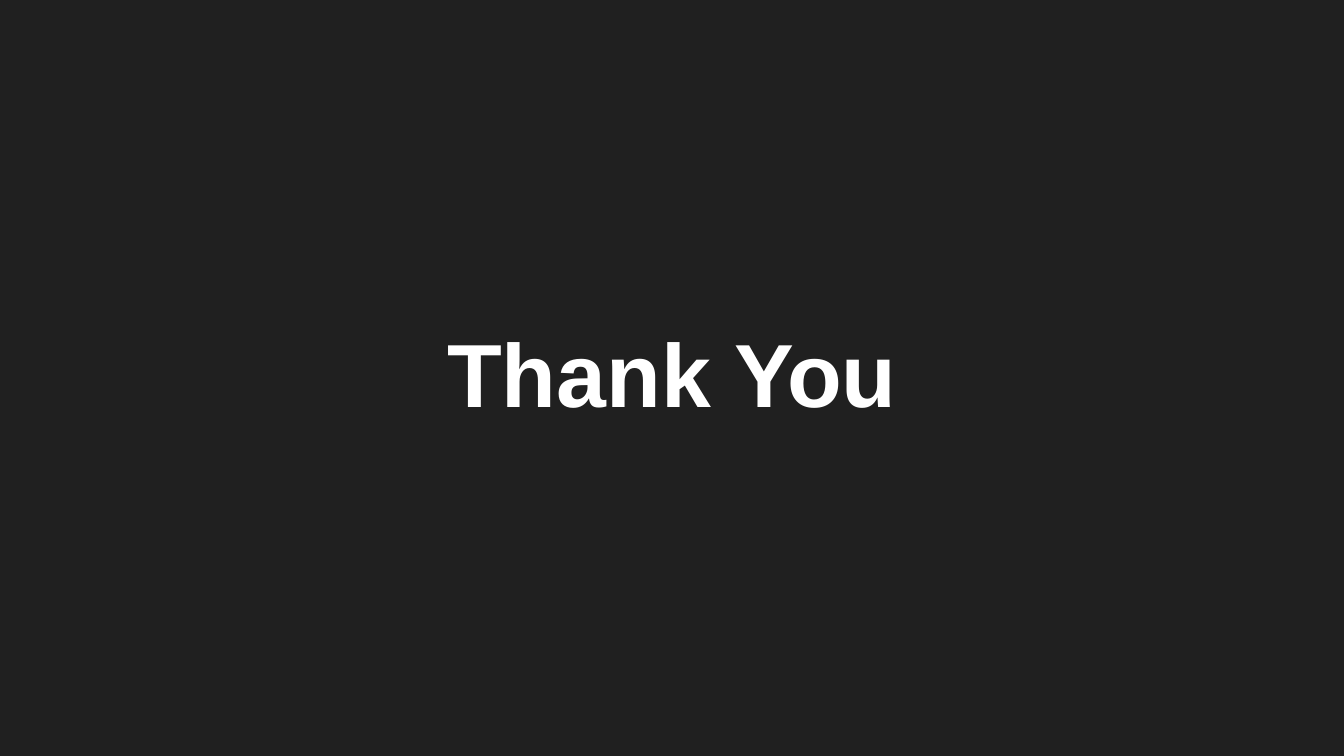
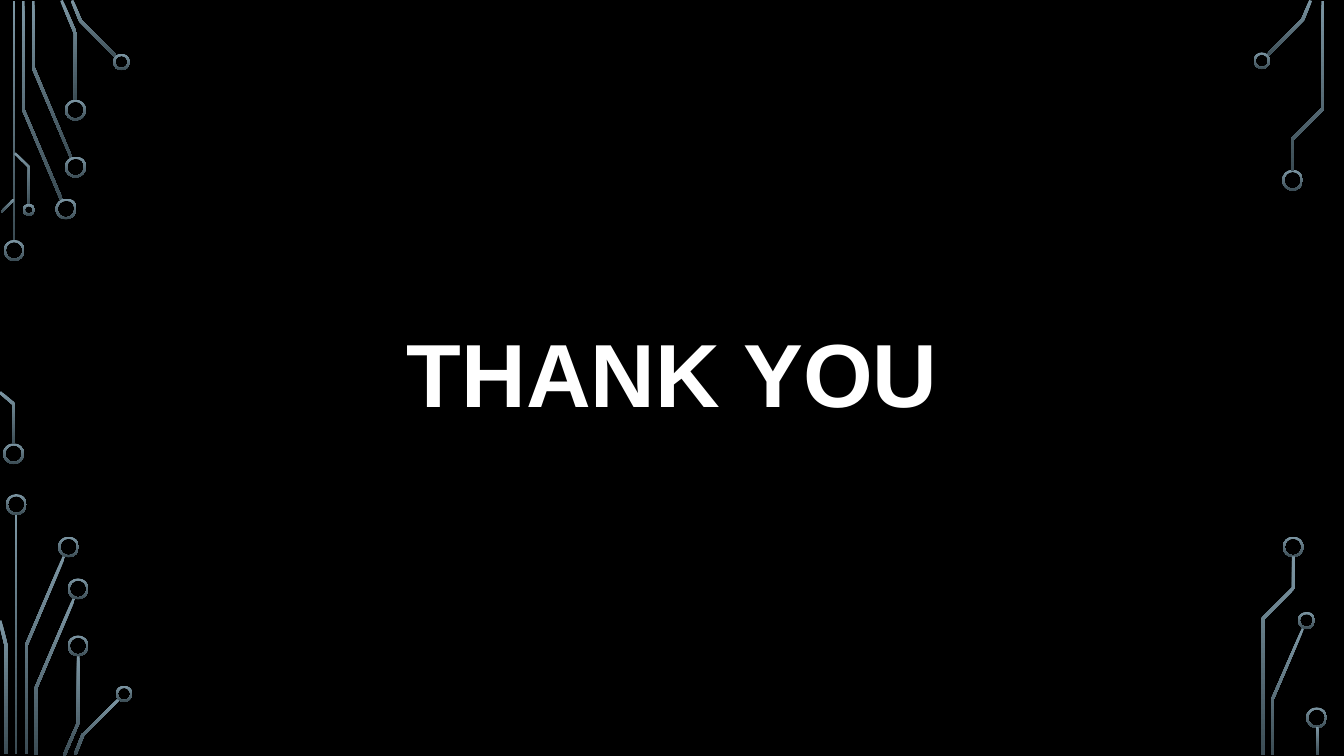
Before and after one commit to SFM61319/image2speech-te, a slide deck: slide 15 of docs/Presentation-1.pptx (slide 12 before the commit). Drawn at 1344x756 pixels with LibreOffice and Linux fonts; fonts in the diff are those of the drawing; background and template pictures are left out. Boxes give left, top, right and bottom in pixels: in the first picture for what was removed or moved away, otherwise in the second. Text is boxed around its words. In the diff, an @@ line names an element or a change of style, - is before the commit and + after.

```diff
--- a/docs/Presentation-1.pptx
+++ b/docs/Presentation-1.pptx
@@ background #202020 to picture (left out) @@
@@ title at (x1=407, y1=344, x2=937, y2=408): text changed @@
-Thank You
+THANK YOU
@@ group added at (x1=0, y1=0, x2=1328, y2=756): 33 freeform shapes, 3 rectangles @@
```
Also in this commit, not shown: 5 other slides changed, 9 slides added, 6 slides removed.
